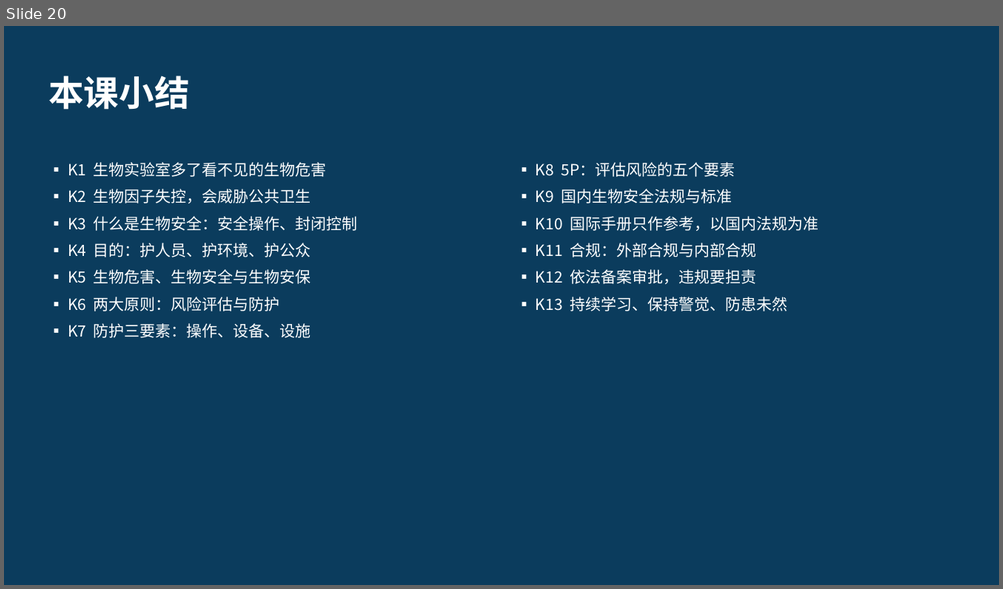
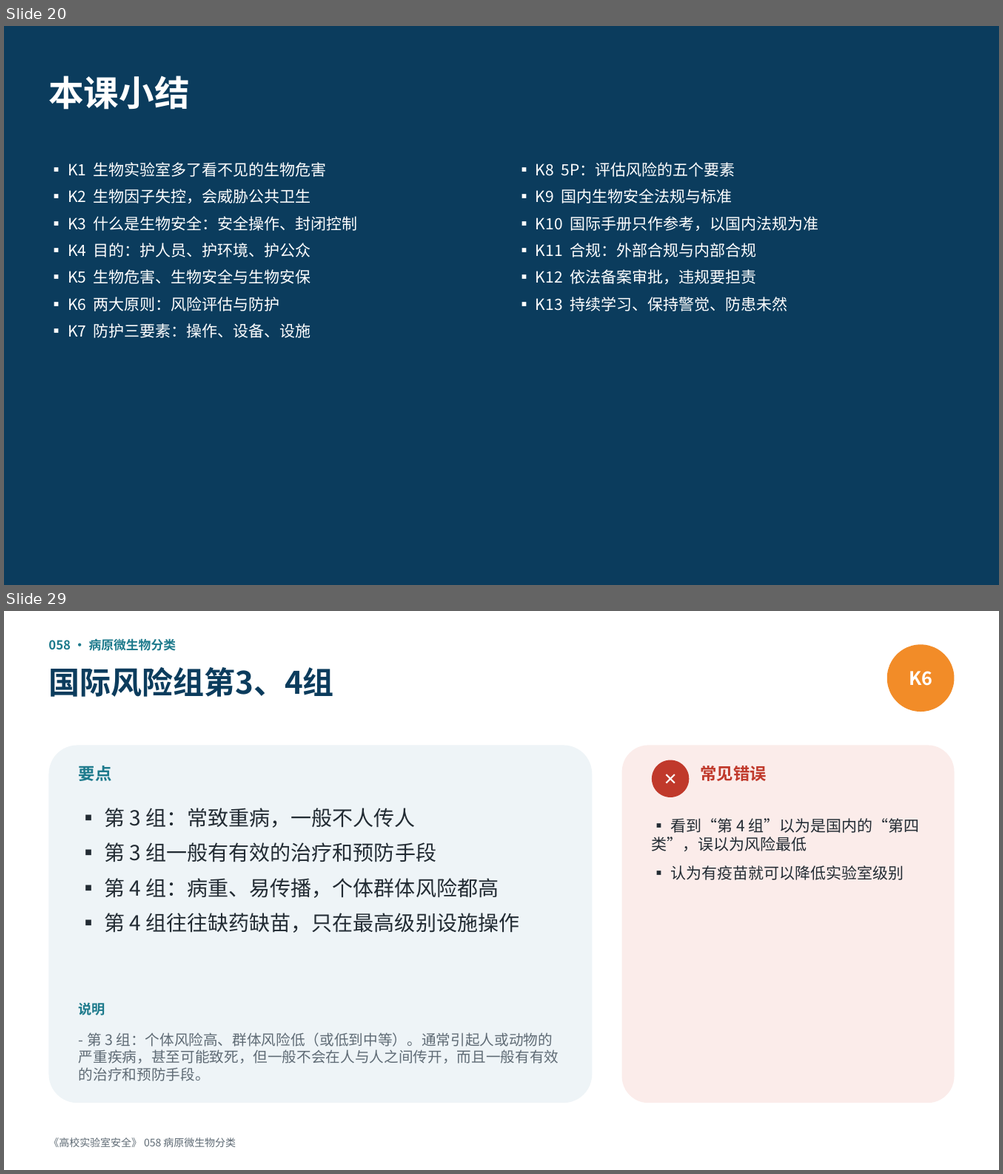
Before and after one commit to hanrongwx-max/videoyoutubo, a slide deck: course/高校实验室安全/课件/第6章_生物安全.pptx. Shown one above the other, each under a label of ours: slide 20 before the commit, slides 20 and 29 after it; the slides between them are not shown. The pictures are 1003x589 and 1003x1174 pixels, drawn with LibreOffice and Linux fonts; fonts in the diff are those of the drawing. Boxes give left, top, right and bottom in pixels: in the first picture for what was removed or moved away, otherwise in the second. Text is boxed around its words. In the diff, an @@ line names an element or a change of style, - is before the commit and + after.

```diff
--- a/course/高校实验室安全/课件/第6章_生物安全.pptx
+++ b/course/高校实验室安全/课件/第6章_生物安全.pptx
@@ slide 29 added at <box>4,611,999,1170</box>, background #FFFFFF @@
@@ text added at <box>48,638,176,651</box>, 12 pt, text #1D7A8C, bold @@
+058 · 病原微生物分类
@@ ellipse added at <box>887,644,954,712</box>, fill #F28C28, 18 pt, text #FFFFFF, bold @@
+K6
@@ text added at <box>48,667,334,697</box>, 30 pt, text #0B3C5D, bold @@
+国际风险组第3、4组
@@ rounded rectangle added at <box>48,745,592,1103</box>, fill #EEF4F7 @@
@@ text added at <box>79,766,112,781</box>, 16 pt, text #1D7A8C, bold @@
+要点
@@ rounded rectangle added at <box>622,745,954,1103</box>, fill #FBECEA @@
@@ ellipse added at <box>652,760,689,797</box>, fill #C0392B, 16 pt, text #FFFFFF, bold @@
+✕
@@ text added at <box>700,766,765,781</box>, 16 pt, text #C0392B, bold @@
+常见错误
@@ text added at <box>104,808,519,933</box>, 20 pt, text #222B33 @@
+▪ 第 3 组：常致重病，一般不人传人
+▪ 第 3 组一般有有效的治疗和预防手段
+▪ 第 4 组：病重、易传播，个体群体风险都高
+▪ 第 4 组往往缺药缺苗，只在最高级别设施操作
@@ text added at <box>652,818,919,880</box>, 15 pt, text #222B33 @@
+▪ 看到“第 4 组”以为是国内的“第四类”，误以为风险最低
+▪ 认为有疫苗就可以降低实验室级别
@@ text added at <box>79,1003,105,1016</box>, 13 pt, text #1D7A8C, bold @@
+说明
@@ text added at <box>79,1033,559,1082</box>, 14 pt, text #5F6B75 @@
+- 第 3 组：个体风险高、群体风险低（或低到中等）。通常引起人或动物的严重疾病，甚至可能致死，但一般不会在人与人之间传开，而且一般有有效的治疗和预防手段。
@@ text added at <box>48,1138,236,1147</box>, 10 pt, text #5F6B75 @@
+《高校实验室安全》 058 病原微生物分类
```
Also in this commit, not shown: 21 other slides added, 2 other files.
